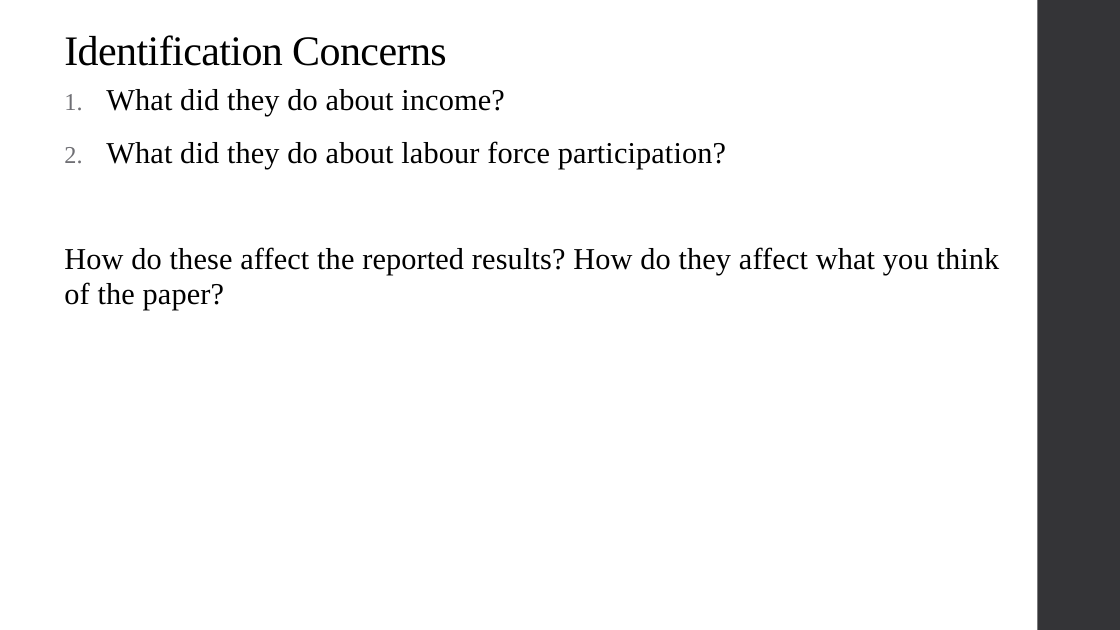
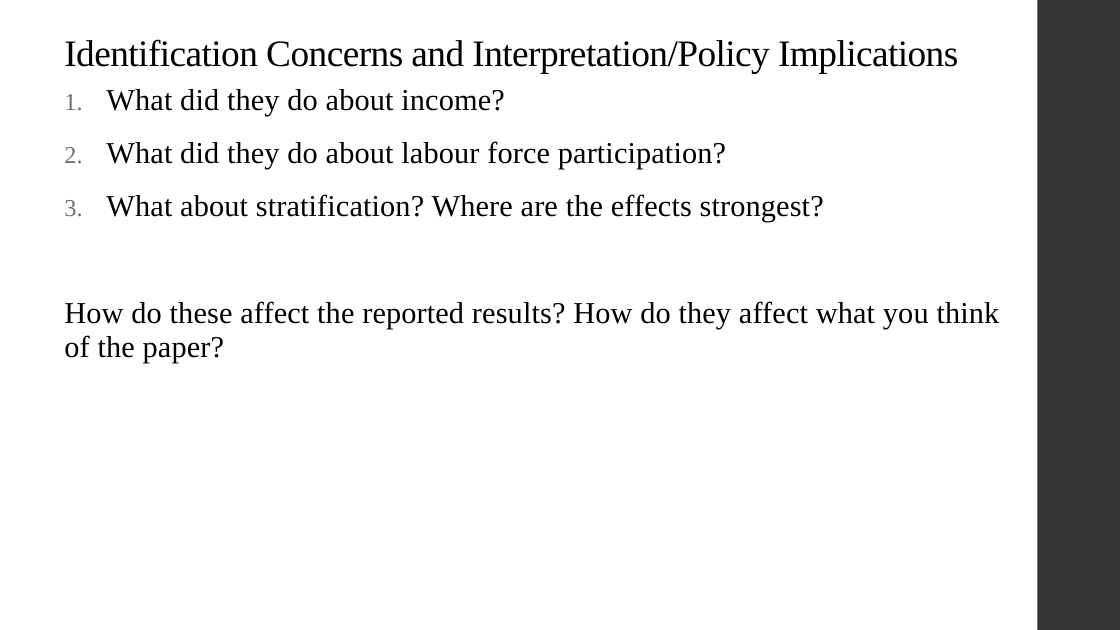
Before and after one commit to qiufei/fork-HAD5744, a slide deck: slide 59 of Lecture06_Matching/Lecture06_Matching.pptx (slide 58 before the commit). Drawn at 1120x630 pixels with LibreOffice and Linux fonts; fonts in the diff are those of the drawing. Boxes give left, top, right and bottom in pixels: in the first picture for what was removed or moved away, otherwise in the second. Text is boxed around its words. In the diff, an @@ line names an element or a change of style, - is before the commit and + after.

```diff
--- a/Lecture06_Matching/Lecture06_Matching.pptx
+++ b/Lecture06_Matching/Lecture06_Matching.pptx
@@ title at bbox=[64, 39, 958, 73]: text changed; size 36 to 32 pt @@
-Identification Concerns
+Identification Concerns and Interpretation/Policy Implications
@@ text at bbox=[106, 194, 824, 223]: paragraph added @@
+3. What about stratification? Where are the effects strongest?
```
Also in this commit, not shown: 1 slide added, 4 other files.
